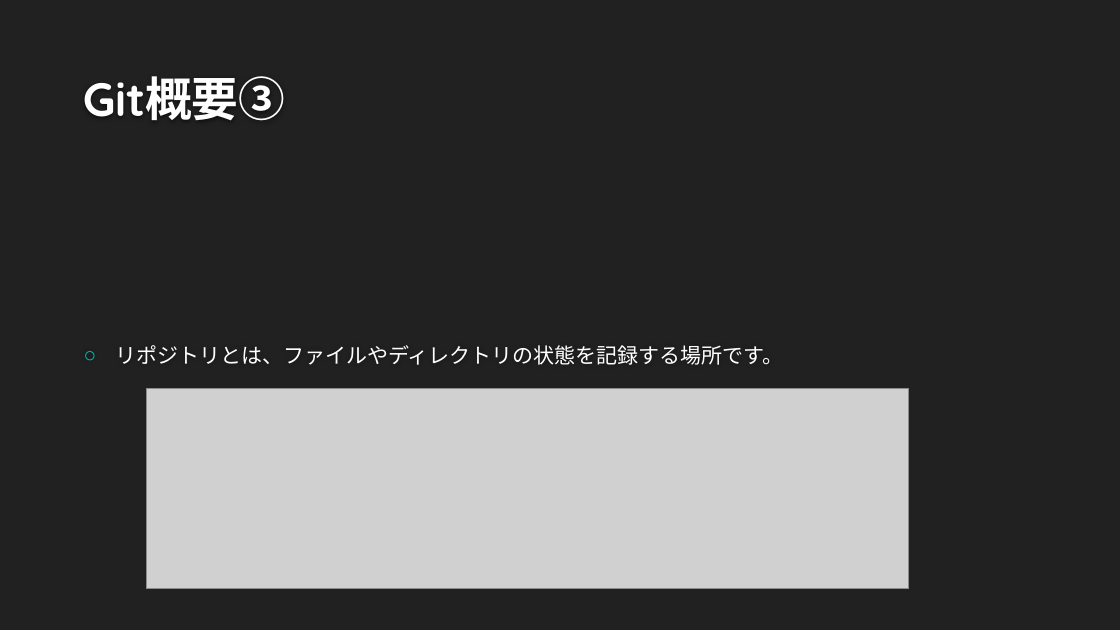
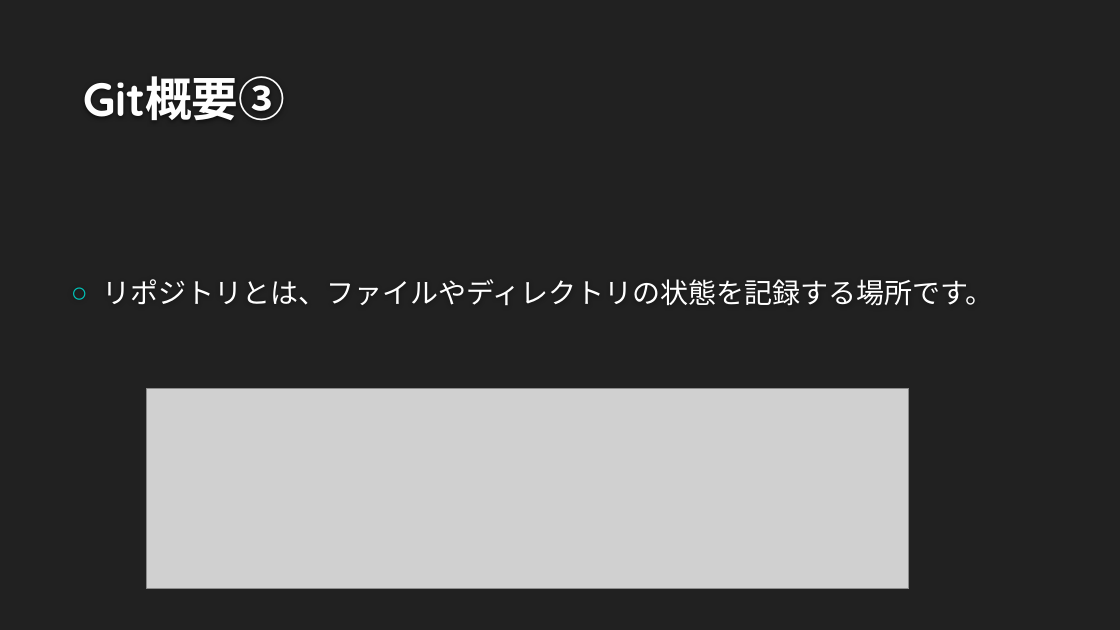
Before and after one commit to tech201823/techclub, a slide deck: slide 6 of git_using.pptx. Drawn at 1120x630 pixels with LibreOffice and Linux fonts; fonts in the diff are those of the drawing; grey boxes stand for pictures; background and template pictures are left out. Boxes give left, top, right and bottom in pixels: in the first picture for what was removed or moved away, otherwise in the second. Text is boxed around its words. In the diff, an @@ line names an element or a change of style, - is before the commit and + after.

```diff
--- a/git_using.pptx
+++ b/git_using.pptx
@@ text "リポジトリとは、ファイルやディレクトリの状態を記録する場所です。": place and size @@
-text "リポジトリとは、ファイルやディレクトリの状態を記録する場所です。" at <box>115,345,783,365</box>
+text "リポジトリとは、ファイルやディレクトリの状態を記録する場所です。" at <box>102,279,993,306</box>
@@ text "リポジトリとは、ファイルやディレクトリの状態を記録する場所です。" at <box>102,279,993,306</box>: size 18 to 24 pt; more space between paragraphs @@
```
Also in this commit, not shown: 2 other slides changed, 2 slides added, 1 slide removed, 1 other file.
